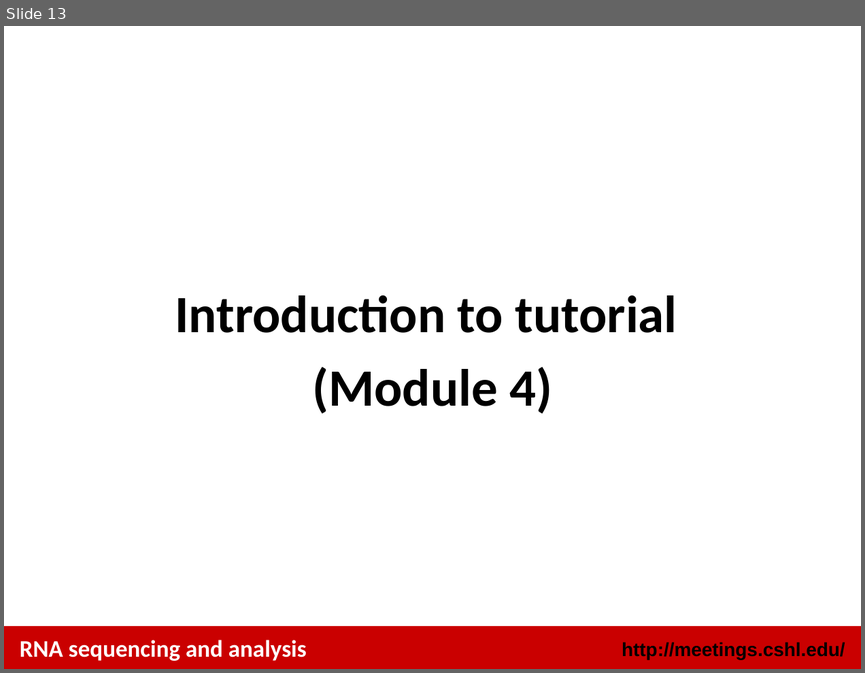
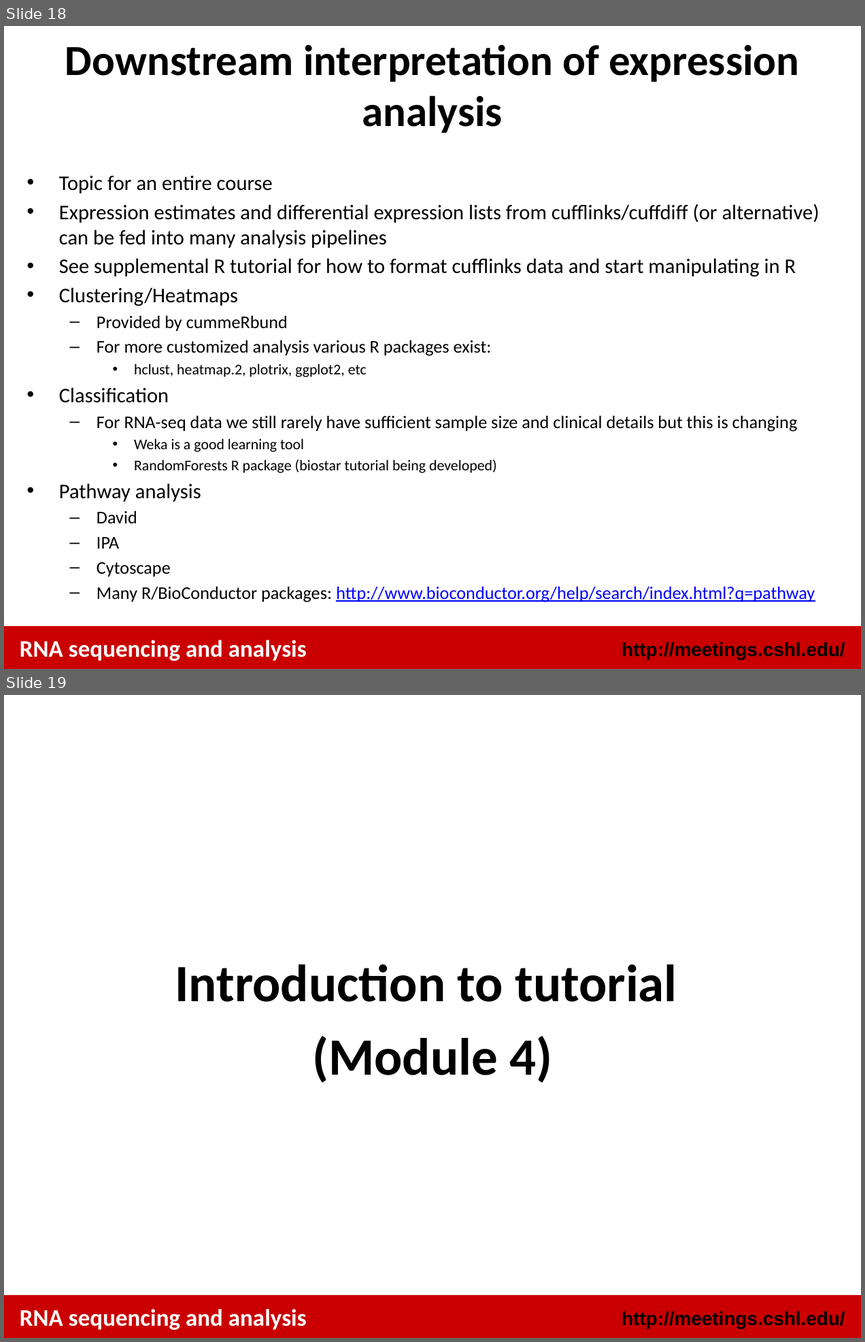
Before and after one commit to griffithlab/rnaseq_tutorial, a slide deck: lectures/cshl/2014/RNASeq_Module4_Lecture.pptx. Shown one above the other, each under a label of ours: slide 13 before the commit, slides 18 and 19 after it. The pictures are 865x673 and 865x1342 pixels, drawn with LibreOffice and Linux fonts; fonts in the diff are those of the drawing. Boxes give left, top, right and bottom in pixels: in the first picture for what was removed or moved away, otherwise in the second. Text is boxed around its words. In the diff, an @@ line names an element or a change of style, - is before the commit and + after.

```diff
--- a/lectures/cshl/2014/RNASeq_Module4_Lecture.pptx
+++ b/lectures/cshl/2014/RNASeq_Module4_Lecture.pptx
@@ slide 18 added at [4,26,861,669], background #FFFFFF; not listed: 2 template elements that a slide beside it also shows @@
@@ title added at [65,44,799,133], 36 pt, text #000000, bold @@
+Downstream interpretation of expression analysis
@@ text added at [59,176,819,602], 17.5 pt, text #000000 @@
+• Topic for an entire course
+• Expression estimates and differential expression lists from cufflinks/cuffdiff (or alternative) can be fed into many analysis pipelines
+• See supplemental R tutorial for how to format cufflinks data and start manipulating in R
+• Clustering/Heatmaps
+  – Provided by cummeRbund
+  – For more customized analysis various R packages exist:
+    • hclust, heatmap.2, plotrix, ggplot2, etc
+• Classification
+  – For RNA-seq data we still rarely have sufficient sample size and clinical details but this is changing
+    • Weka is a good learning tool
+    • RandomForests R package (biostar tutorial being developed)
+• Pathway analysis
+  – David
+  – IPA
+  – Cytoscape
+  – Many R/BioConductor packages: http://www.bioconductor.org/help/search/index.html?q=pathway
@@ text added at [20,639,307,660], 20 pt, text #FFFFFF, bold @@
+RNA sequencing and analysis
@@ what was slide 13 is now slide 19 @@
```
Also in this commit, not shown: 3 slides changed, 14 other slides added, 12 slides removed, 17 other files.
